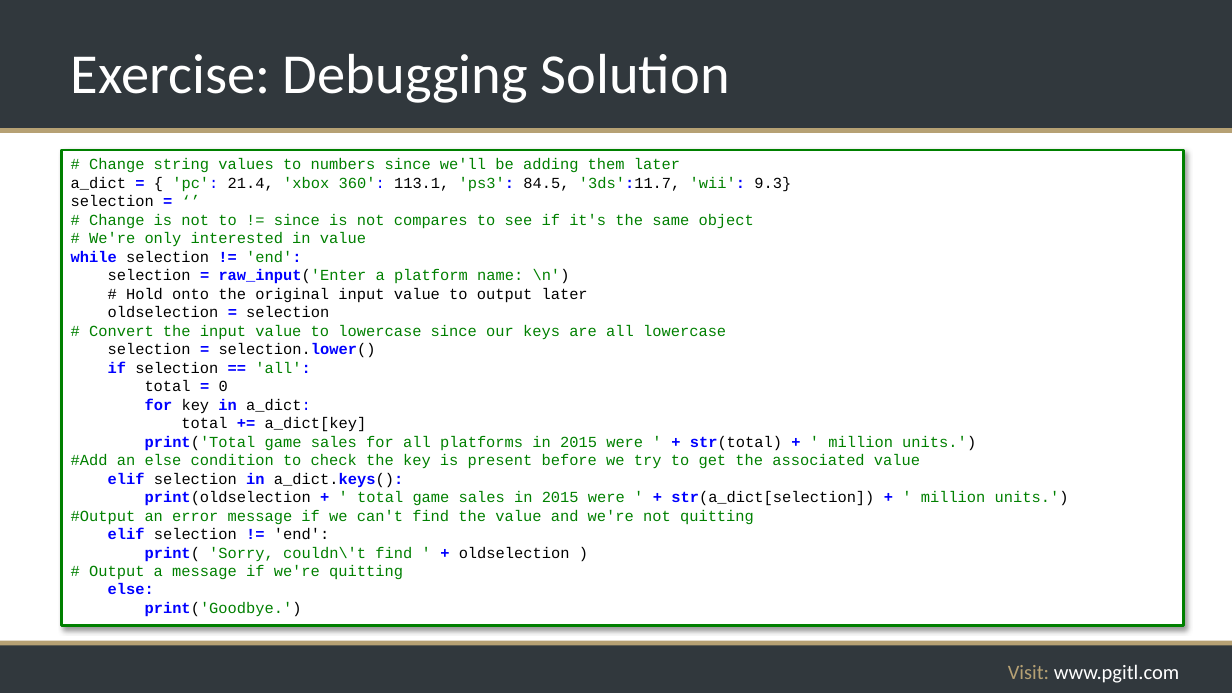
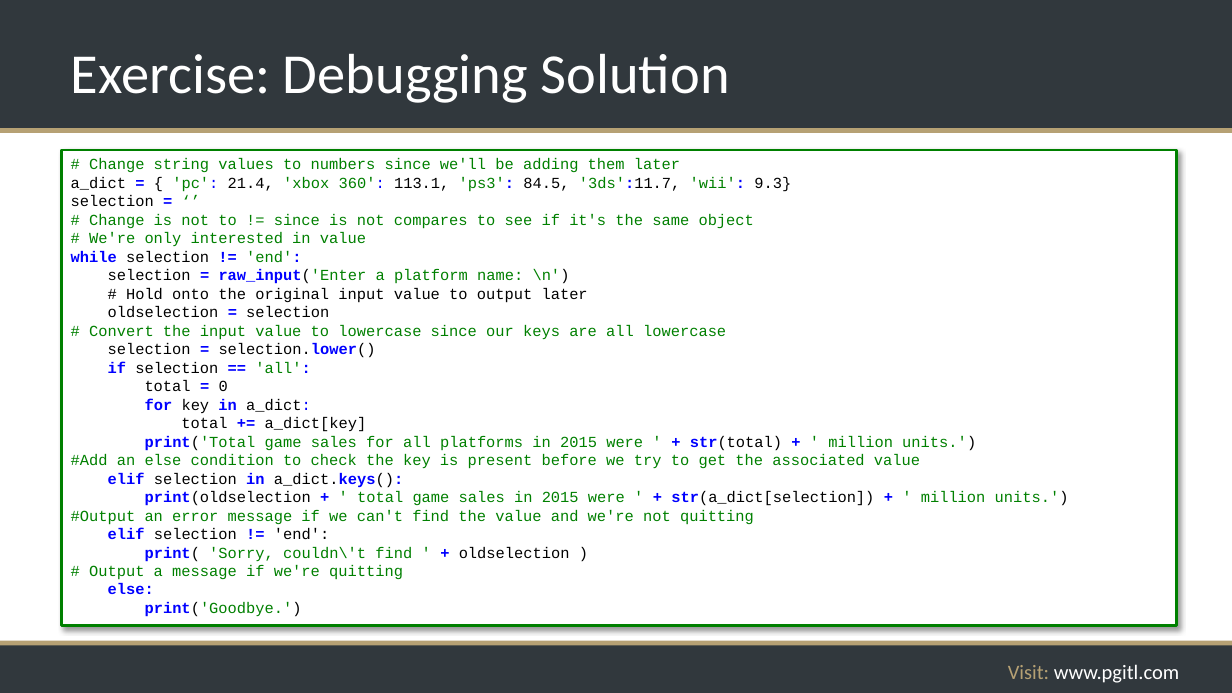
Before and after one commit to rikkouri/project-a, a slide deck: slide 160 of Programming Foundations.pptx. Drawn at 1232x693 pixels with LibreOffice and Linux fonts; fonts in the diff are those of the drawing; background and template pictures are left out. Boxes give left, top, right and bottom in pixels: in the first picture for what was removed or moved away, otherwise in the second. Text is boxed around its words. In the diff, an @@ line names an element or a change of style, - is before the commit and + after.

```diff
--- a/Programming Foundations.pptx
+++ b/Programming Foundations.pptx
@@ rectangle "# Change string values to ...": place and size @@
-rectangle "# Change string values to ..." at [62, 150, 1184, 626]
+rectangle "# Change string values to ..." at [62, 150, 1177, 626]
```
Also in this commit, not shown: 7 other slides changed.
